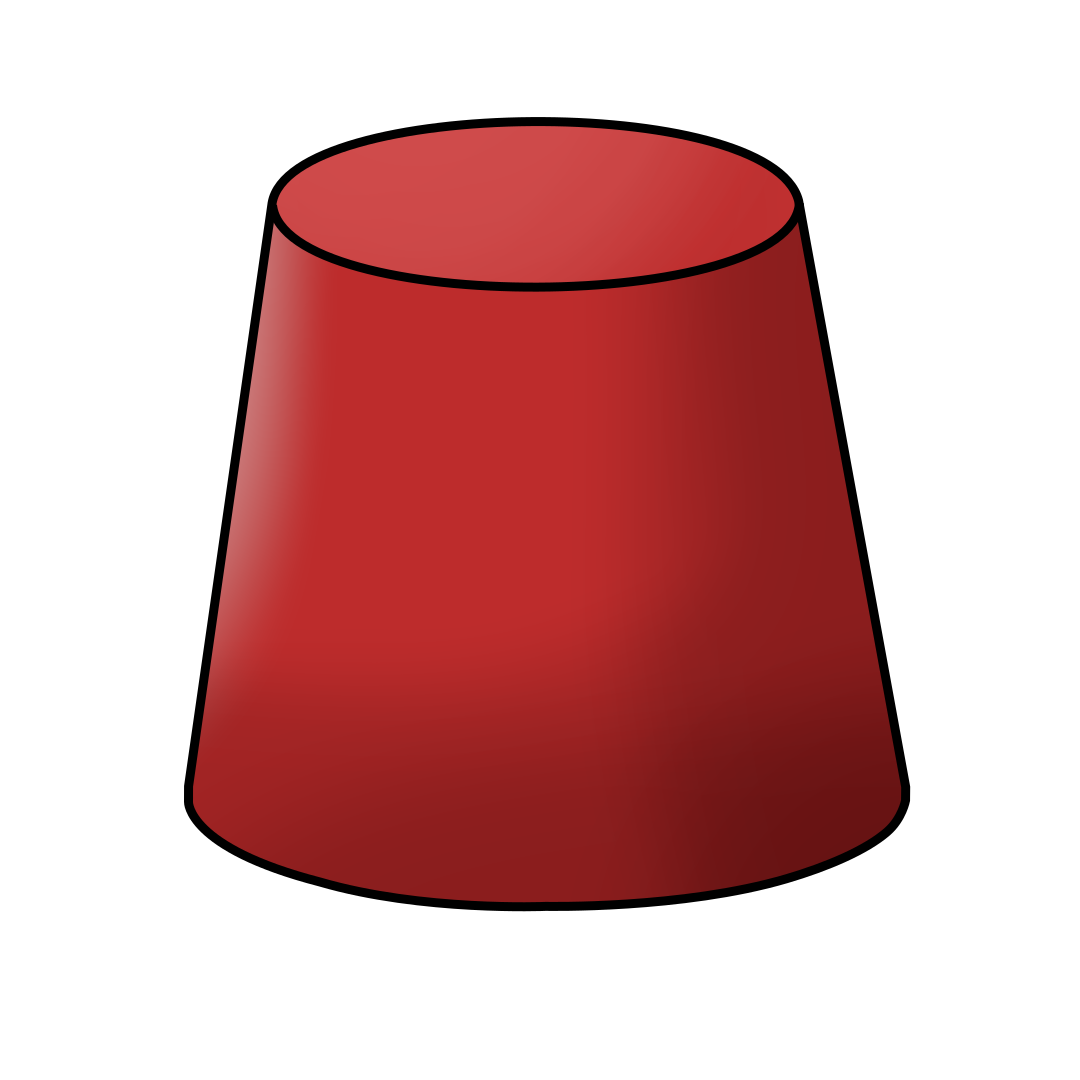
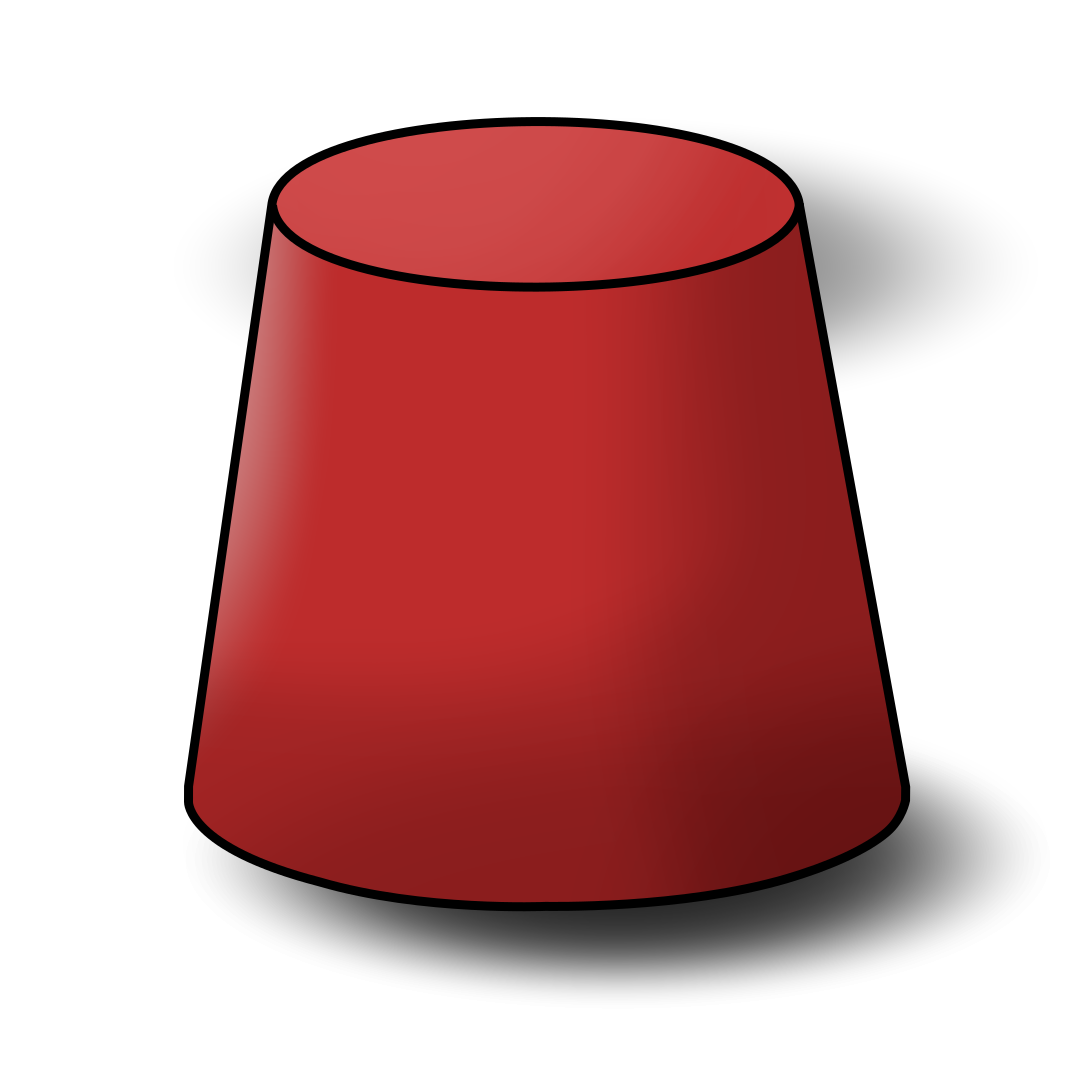
Layered file, before and after one edit (1080×1080). Changes by layer:
added layer "Warstwa #3" above "Tło" over left=186, top=124, right=1047, bottom=1005
